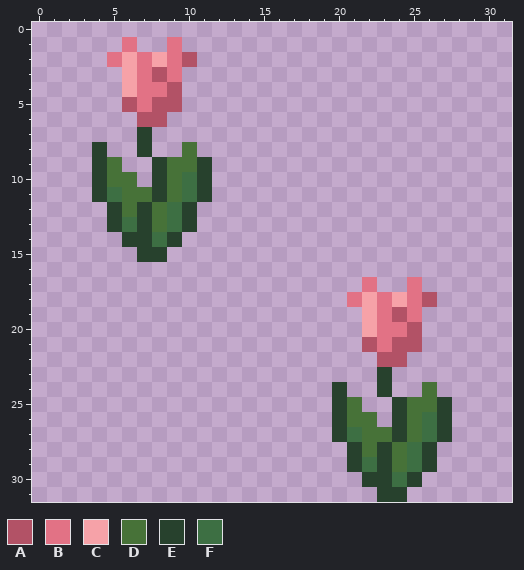
Pixel-art sprite, stored at assets/tilesets/flower/Flower2.png. The first picture shows the starting point.
The file is 32x32 pixels.
Palette (. is transparent): A #b25266  B #e27285  C #f6a2a8  D #477238  E #27412d  F #3d6f43
After the commit:
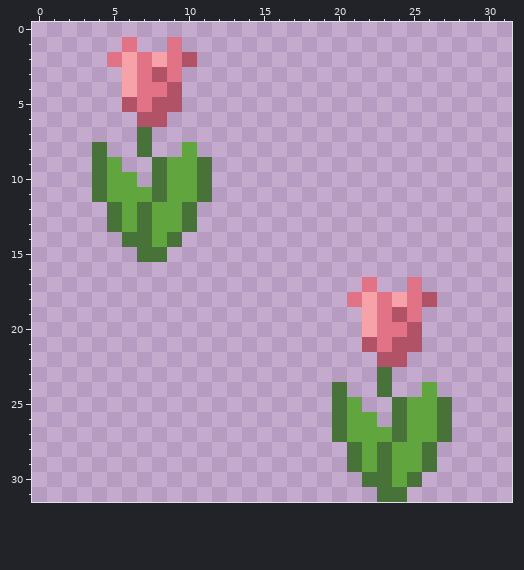
Difference:
@@ palette @@
-D #477238
+D #61a53f
-E #27412d
+E #477238
@@ x 3..12 @@
  9 .ED..EDDE.
-10 .EDD.EDFE.
-11 .EFDDEDFE.
-12 ..EDEDFE..
-13 ..EFEDFE..
-14 ...EEFE...
+10 .EDD.EDDE.
+11 .EDDDEDDE.
+12 ..EDEDDE..
+13 ..EDEDDE..
+14 ...EEDE...
 15 ....EE....
@@ x 19..28 @@
 25 .ED..EDDE.
-26 .EDD.EDFE.
-27 .EFDDEDFE.
-28 ..EDEDFE..
-29 ..EFEDFE..
-30 ...EEFE...
+26 .EDD.EDDE.
+27 .EDDDEDDE.
+28 ..EDEDDE..
+29 ..EDEDDE..
+30 ...EEDE...
 31 ....EE....
Changed places in both pictures, as pixel boxes (x1, y1, x2, y2):
changed: (92, 127, 212, 262)
changed: (332, 367, 452, 502)
